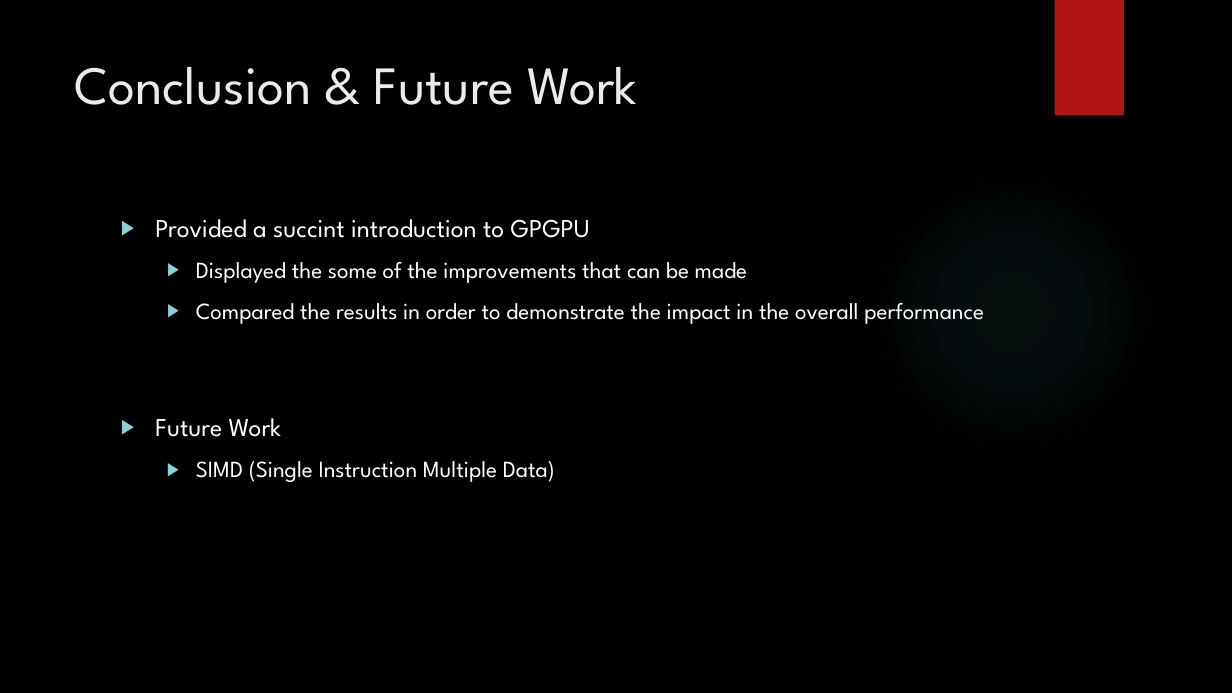
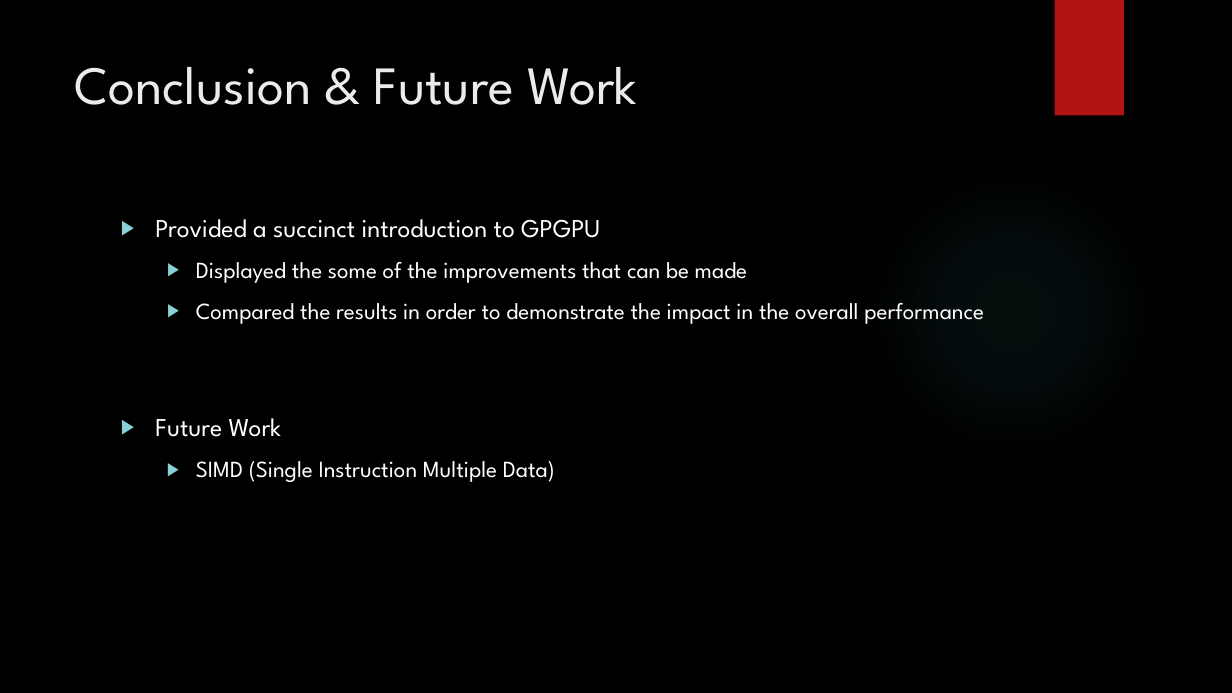
Before and after one commit to pedrocarrega/projectPCM, a slide deck: slide 6 of presentation.pptx. Drawn at 1232x693 pixels with LibreOffice and Linux fonts; fonts in the diff are those of the drawing; background and template pictures are left out. Boxes give left, top, right and bottom in pixels: in the first picture for what was removed or moved away, otherwise in the second. Text is boxed around its words. In the diff, an @@ line names an element or a change of style, - is before the commit and + after.

```diff
--- a/presentation.pptx
+++ b/presentation.pptx
@@ text at (x1=155, y1=219, x2=600, y2=238): text changed @@
-▶ Provided a succint introduction to GPGPU
+▶ Provided a succinct introduction to GPGPU
```
Also in this commit, not shown: 3 other slides changed, 1 slide added, 1 slide removed, 2 other files.
